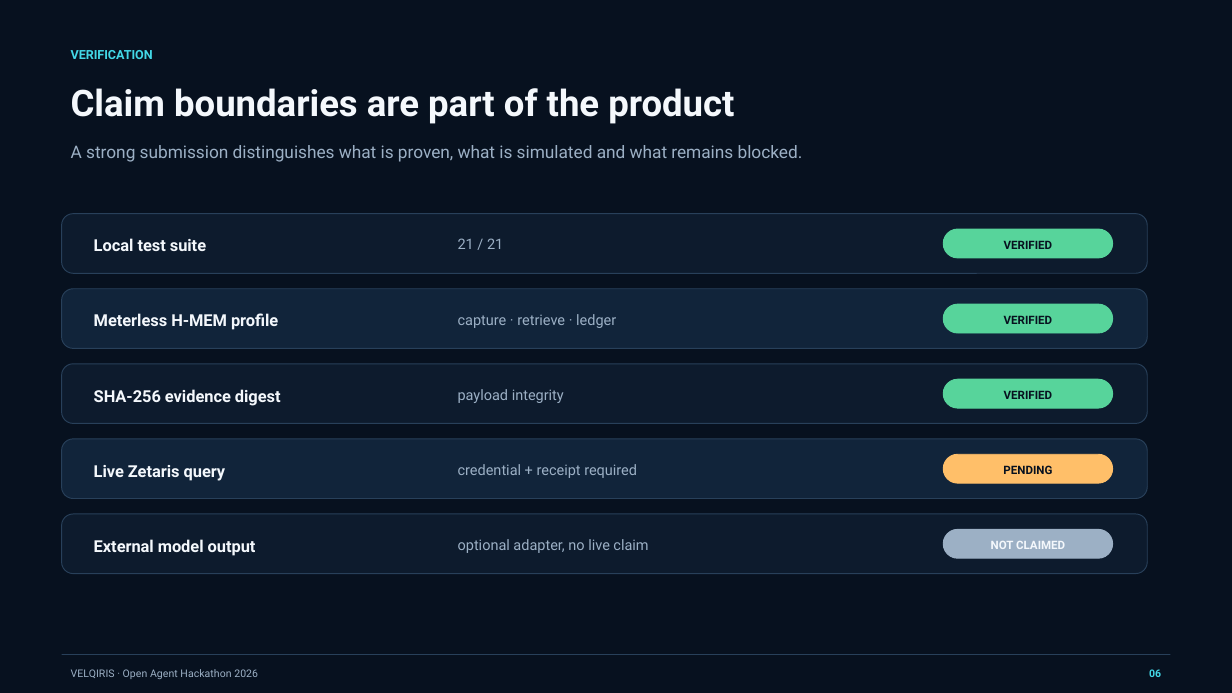
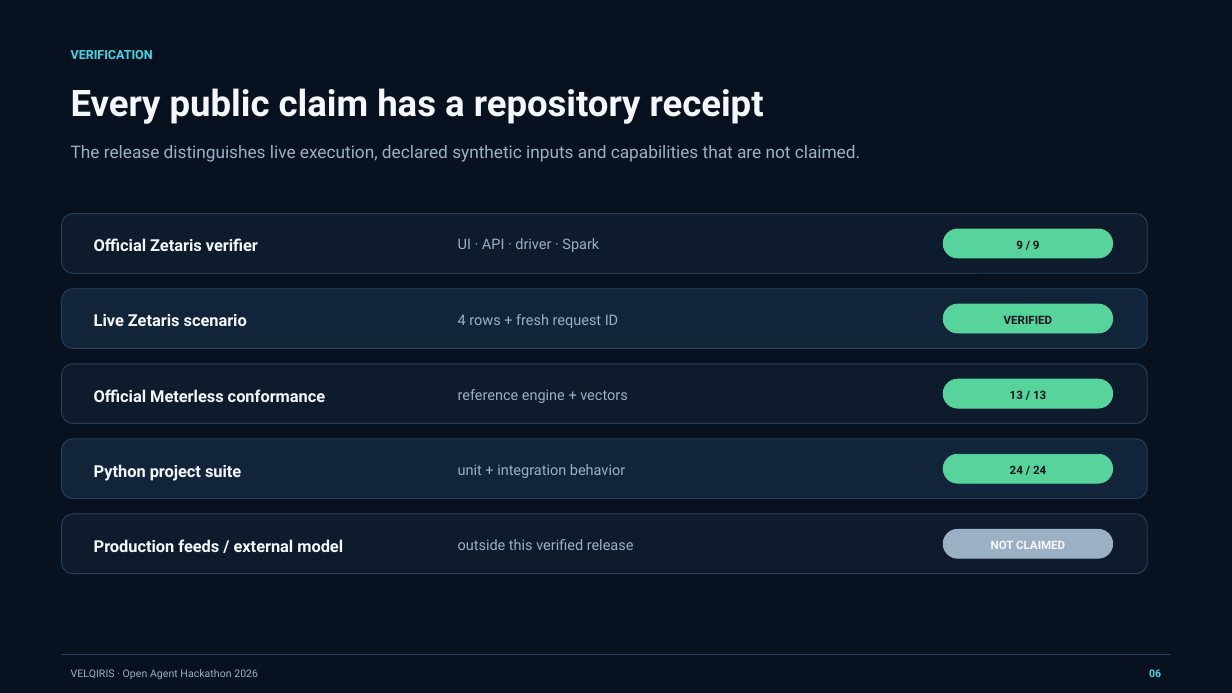
Before and after one commit to genesiscode2026/velqiris-open-agent-2026, a slide deck: slide 6 of artifacts/VELQIRIS_Open_Agent_2026_Pitch_Deck.pptx. Drawn at 1232x693 pixels with LibreOffice and Linux fonts; fonts in the diff are those of the drawing. Boxes give left, top, right and bottom in pixels: in the first picture for what was removed or moved away, otherwise in the second. Text is boxed around its words. In the diff, an @@ line names an element or a change of style, - is before the commit and + after.

Commit message:
Finalize verified Zetaris and Meterless submission evidence

```diff
--- a/artifacts/VELQIRIS_Open_Agent_2026_Pitch_Deck.pptx
+++ b/artifacts/VELQIRIS_Open_Agent_2026_Pitch_Deck.pptx
@@ text at [71,88,764,124]: text changed @@
-Claim boundaries are part of the product
+Every public claim has a repository receipt
@@ text at [71,145,860,162]: text changed @@
-A strong submission distinguishes what is proven, what is simulated and what remains blocked.
+The release distinguishes live execution, declared synthetic inputs and capabilities that are not claimed.
@@ text at [94,238,258,251]: text changed @@
-Local test suite
+Official Zetaris verifier
@@ text at [458,238,599,252]: text changed @@
-21 / 21
+UI · API · driver · Spark
@@ text at [1016,240,1040,249]: text changed @@
-VERIFIED
+9 / 9
@@ text at [94,314,247,326]: text changed @@
-Meterless H‑MEM profile
+Live Zetaris scenario
@@ text at [458,314,618,328]: text changed @@
-capture · retrieve · ledger
+4 rows + fresh request ID
@@ text at [94,389,325,402]: text changed @@
-SHA‑256 evidence digest
+Official Meterless conformance
@@ text at [458,389,627,403]: text changed @@
-payload integrity
+reference engine + vectors
@@ text at [1010,390,1046,399]: text changed @@
-VERIFIED
+13 / 13
@@ text at [94,464,241,481]: text changed @@
-Live Zetaris query
+Python project suite
@@ text at [458,464,625,478]: text changed @@
-credential + receipt required
+unit + integration behavior
@@ rounded rectangle at [944,455,1113,483]: fill #FFBF69 to #57D49B; outline #FFBF69 0.75 pt to #57D49B 0.75 pt @@
@@ text at [1010,465,1046,474]: text changed @@
-PENDING
+24 / 24
@@ text at [94,539,343,552]: text changed @@
-External model output
+Production feeds / external model
@@ text at [458,539,634,550]: text changed @@
-optional adapter, no live claim
+outside this verified release
```
Also in this commit, not shown: 5 other slides changed, 41 other files.
